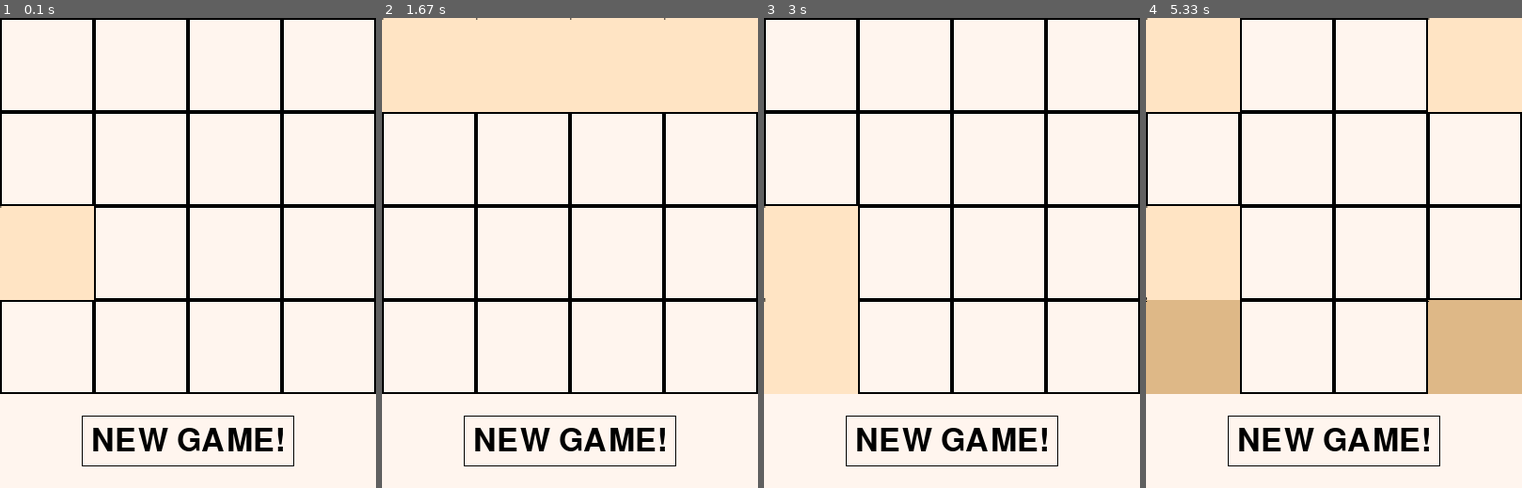
Above: before the commit, frames 1-4 (left to right).
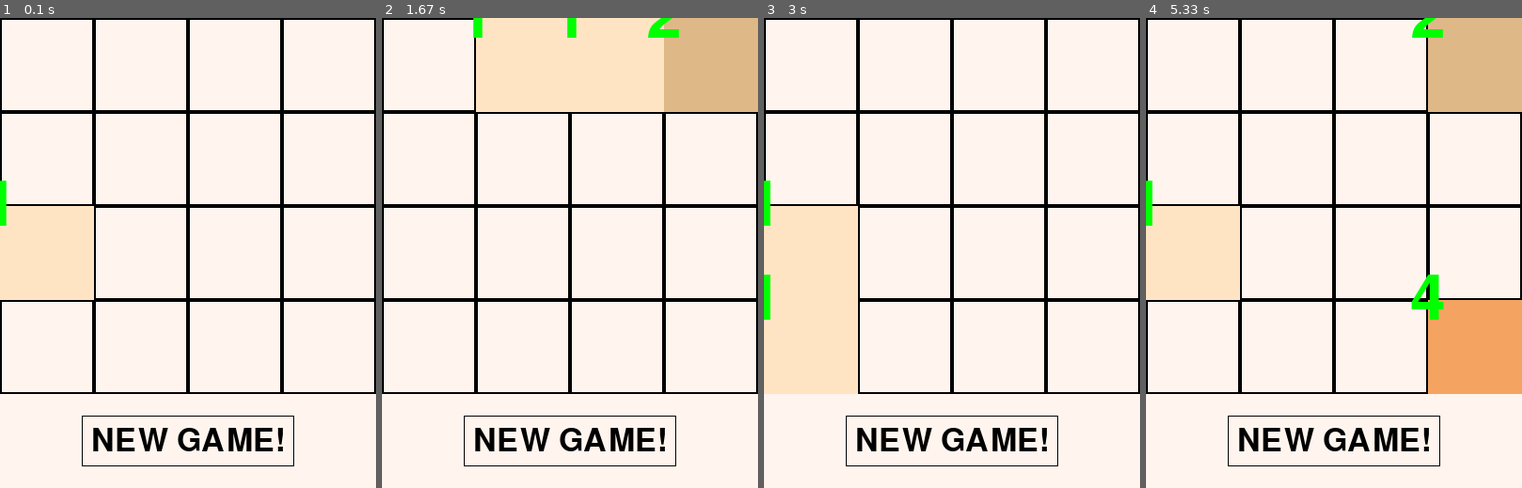
Above: after the commit, the same moments.

Repository: Good-piraT/pygame
Game: pygame game, started from main.py
The game is run twice, just before and just after one commit, with the same random seed, the same clock (stepped at 60 frames per second) and the same inputs.
Inputs:
- Up to frame 1 (0.1 s): no input
- Up to frame 2 (1.67 s): hold Right 0.33-0.8 s; hold Up 0.83-1.13 s; hold Right 1.17-1.63 s
- Up to frame 3 (3 s): hold Left 1.67-2.2 s; hold Down 2.23-2.53 s; click "NEW GAME!" at 2.62 s; hold Left from 2.9 s (still down)
- Up to frame 4 (5.33 s): release Left at 3.3 s; hold Up 3.33-3.7 s; hold Right 3.73-4.37 s; hold Down 4.4-4.77 s; hold Left 4.8-5.27 s; hold Right from 5.3 s (still down)

The runs differ from the first frame. In frame 1, 0.2% of the frame differs, in the area x 0-2%, y 34-45%; in frame 2, 10%; in frame 3, 0.3%; in frame 4, 21%, in the area x 0-100%, y 0-80%.

Commit message:
match-case change in render

Diff:
--- a/main.py
+++ b/main.py
@@ -21,67 +21,51 @@
     self.top = top
     self.cell_size = cell_size
 
-  def texting(self, number, coos):
-    x = coos[0]
-    y = coos[1]
-    font = pygame.font.Font(None, 10)
-    text = font.render(str(number), True, 'black')
-    text_x = x - text.get_width() // 2
-    text_y = y - text.get_height() // 2
-    return text, (text_x, text_y)
-
-  def render(self, screen, color='black'):  #рендер
+  def render(self, screen, color='black'):  #рендер таблицы
     for x in range(self.width):
       for y in range(self.height):
         elem = self.board[y][x]
-        if elem == 0:
+        if elem == 0: #рендер пустых клеток
           pygame.draw.rect(
               screen, 'black',
               (self.left + self.cell_size * x, self.top + self.cell_size * y,
                self.cell_size, self.cell_size), 2)
-        else:
-
-          if elem == 1:
-            color = pygame.Color(255, 228, 196)
-            text_mass = self.texting(1, (self.left + self.cell_size * x,
-                                         self.top + self.cell_size * y))
-          elif elem == 2:
-            color = pygame.Color(222, 184, 135)
-            text_mass = self.texting(2, (self.left + self.cell_size * x,
-                                         self.top + self.cell_size * y))
-          elif elem == 4:
-            color = pygame.Color(244, 164, 96)
-            text_mass = self.texting(1134, (self.left + self.cell_size * x,
-                                            self.top + self.cell_size * y))
-          elif elem == 16:
-            color = pygame.Color(205, 133, 63)
-            text_mass = self.texting(1134, (self.left + self.cell_size * x * 1,5,
-                                            self.top + self.cell_size * y* 0.5))
-          elif elem == 32:
-            color = pygame.Color(210, 105, 30)
-            text_mass = self.texting(1134, (self.left + self.cell_size * x,
-                                            self.top + self.cell_size * y))
-          elif elem == 64:
-            color = pygame.Color(160, 82, 45)
-            text_mass = self.texting(1134, (self.left + self.cell_size * x,
-                                            self.top + self.cell_size * y))
-          elif elem == 128:
-            color = pygame.Color(139, 69, 19)
-            text_mass = self.texting(1134, (self.left + self.cell_size * x,
-                                            self.top + self.cell_size * y))
-          elif elem == 256:
-            color = pygame.Color(165, 42, 42)
-            text_mass = self.texting(1134, (self.left + self.cell_size * x,
-                                            self.top + self.cell_size * y))
-          elif elem == 512:
-            color = pygame.Color(128, 0, 0)
-            text_mass = self.texting(1134, (self.left + self.cell_size * x,
-                                            self.top + self.cell_size * y))
+        else: #рендер занятых клеток
+          text_mass = [
+              surf,
+              (self.left + self.cell_size * x * 1.5,
+               self.top + self.cell_size * y)
+          ]
+          #цвет + текст(в будущем), в зависимости от значения клетки
+          match elem:
+            case 1:
+              color = pygame.Color(255, 228, 196)
+            case 2:
+              color = pygame.Color(222, 184, 135)
+            case 4:
+              color = pygame.Color(244, 164, 96)
+            case 8:
+              color = pygame.Color(205, 133, 63)
+            case 16:
+              color = pygame.Color(210, 105, 30)
+            case 32:
+              color = pygame.Color(160, 82, 45)
+            case 64:
+              color = pygame.Color(139, 69, 19)
+            case 128:
+              color = pygame.Color(165, 42, 42)
+            case 256:
+              color = pygame.Color(128, 0, 0)
+            case 512:
+              color = pygame.Color(255, 140, 0)
+            case 1024:
+              color = pygame.Color(255, 69, 0)
           pygame.draw.rect(
               screen, color,
               (self.left + self.cell_size * x, self.top + self.cell_size * y,
                self.cell_size, self.cell_size))
-          screen.blit(text_mass[0], text_mass[1])
+          text(screen, elem,
+               (self.left + self.cell_size * x, self.top + self.cell_size * y))
 
   def get_button(self, mouse_pos):
     mouse_x = mouse_pos[0]
@@ -95,50 +79,56 @@
       self.board = [[0] * self.width for _ in range(self.height)]
       self.ones(True)
 
-  def check_row_right(self, row, elem):
+  def check_row_right_down(self, row, elem):
+    #высчитывает тип действия для обьекта при движении вправо и вниз
     for i in range(3, -1, -1):
       if row[i] == 0:
+        return 'move', i
+      if row[i] == elem:
         return 'trans', i
-      if row[i] == elem:
-        return 'plus', i
     return 'no move', -1
 
-  def check_row_left(self, row, elem):
+  def check_row_left_up(self, row, elem):
+    #высчитывает тип действия для обьекта при движении влево и вверх
     for i in range(4):
       if row[i] == 0:
         no_move = False
-        return 'trans', i
+        return 'move', i
       if row[i] == elem:
         no_move = False
-        return 'plus', i
+        return 'trans', i
     return 'no move', -1
 
   def move(self,
            direction):  #делает ход, двигая клетки в указанном направлении
-    break_rule = False
     if direction == 'right':
       for i in range(4):
         for q in range(3, -1, -1):
           row = self.board[i]
           elem = self.board[i][q]
           if elem > 0:
-            movement_type, index = self.check_row_right(row, elem)
-            if movement_type == 'trans':
+            movement_type, index = self.check_row_right_down(row, elem)
+            if q == 3:
+              movement_type = 'no move'
+            if movement_type == 'move':
               self.board[i][q] = 0
               self.board[i][index] = elem
+            elif movement_type == 'trans':
+              self.board[i][q] = 0
+              self.board[i][index] = elem * 2
     elif direction == 'left':
       for i in range(4):
         for q in range(4):
           row = self.board[i]
           elem = self.board[i][q]
           if elem > 0:
-            movement_type, index = self.check_row_left(row, elem)
+            movement_type, index = self.check_row_left_up(row, elem)
             if q == 0:
               movement_type = 'no move'
-            if movement_type == 'trans':
+            if movement_type == 'move':
               self.board[i][q] = 0
               self.board[i][index] = elem
-            elif movement_type == 'plus':
+            elif movement_type == 'trans':
               self.board[i][q] = 0
               self.board[i][index] = elem * 2
     elif direction == 'up':
@@ -151,13 +141,13 @@
           row = disg_board[i]
           elem = disg_board[i][q]
           if elem > 0:
-            movement_type, index = self.check_row_left(row, elem)
+            movement_type, index = self.check_row_left_up(row, elem)
             if q == 0:
               movement_type = 'no move'
-            if movement_type == 'trans':
+            if movement_type == 'move':
               disg_board[i][q] = 0
               disg_board[i][index] = elem
-            elif movement_type == 'plus':
+            elif movement_type == 'trans':
               disg_board[i][q] = 0
               disg_board[i][index] = elem * 2
       for y in range(4):  # запись всех q элементов в disg_row[i]
@@ -173,14 +163,23 @@
           row = disg_board[i]
           elem = disg_board[i][q]
           if elem > 0:
-            movement_type, index = self.check_row_right(row, elem)
-            if movement_type == 'trans':
+            movement_type, index = self.check_row_right_down(row, elem)
+            if q == 3:
+              movement_type = 'no move'
+            if movement_type == 'move':
               disg_board[i][q] = 0
               disg_board[i][index] = elem
+            elif movement_type == 'trans':
+              disg_board[i][q] = 0
+              disg_board[i][index] = elem * 2
       for y in range(4):  # запись всех q элементов в disg_row[i]
         for x in range(4):
           self.board[y][x] = disg_board[x][y - 4]
     self.ones()
+    print(direction)
+    print('ТАБЛИЦА:')
+    for i in range(4):
+      print(self.board[i])
 
   def ones(self,
            total=False):  #добавляет еще одну единицу на доску в путом месте
@@ -221,6 +220,16 @@
 pygame.display.set_caption('1024')
 
 
+def text(screen, number, coos):
+  x = coos[0]
+  y = coos[1]
+  font = pygame.font.Font(None, 100)
+  text = font.render(str(number), True, 'green')
+  text_x = x - text.get_width() // 2
+  text_y = y - text.get_height() // 2
+  screen.blit(text, (text_x, text_y))
+
+
 def zero_count(mass):  #подсчет нулей в массиве
   count = 0
   index = []
